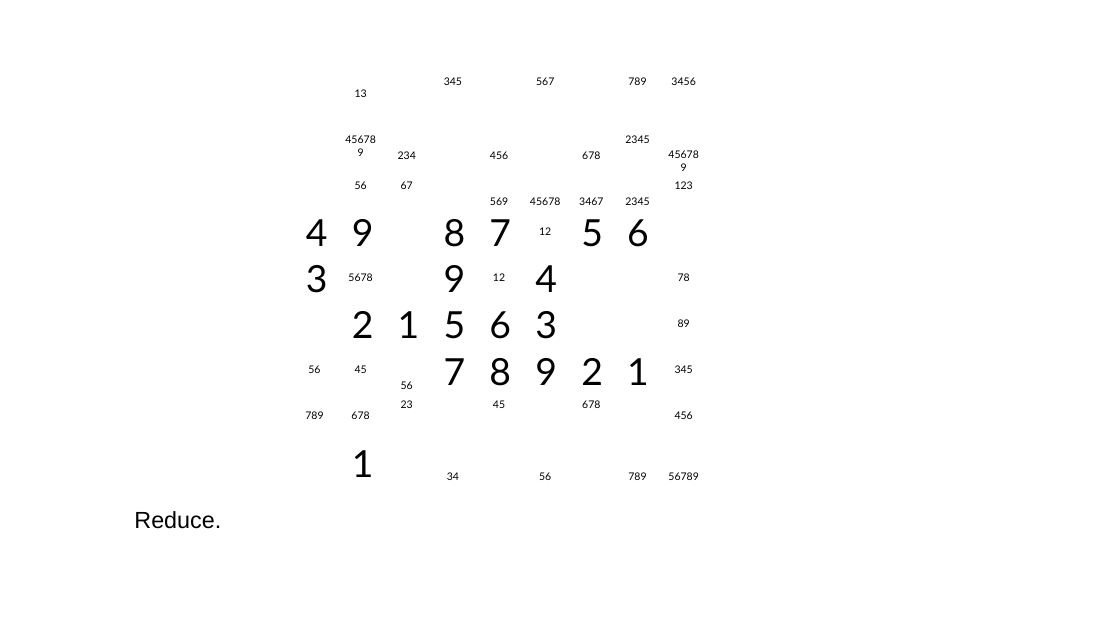
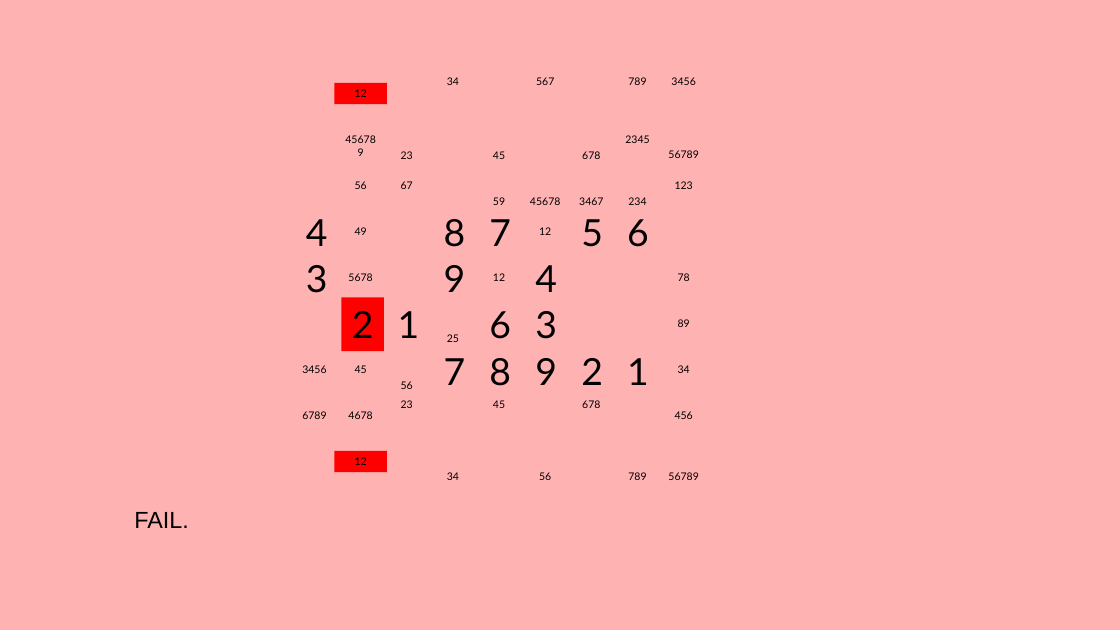
Before and after one commit to jhardis/WSJ_Number_Puzzles, a slide deck: slide 32 of 20260307_2.pptx (slide 28 before the commit). Drawn at 1120x630 pixels with LibreOffice and Linux fonts; fonts in the diff are those of the drawing; background and template pictures are left out. Boxes give left, top, right and bottom in pixels: in the first picture for what was removed or moved away, otherwise in the second. Text is boxed around its words. In the diff, an @@ line names an element or a change of style, - is before the commit and + after.

```diff
--- a/20260307_2.pptx
+++ b/20260307_2.pptx
@@ background #FFFFFF to #FF0000 at 30% opacity @@
@@ rectangle "12": place and size @@
-rectangle "12" at [355,89,367,97]
+rectangle "12" at [334,83,386,104]
@@ rectangle "12" at [334,83,386,104]: fill none to #FF0000 @@
@@ text in rectangle at [355,89,367,97]: text changed @@
-13
+12
@@ text at [447,77,459,85]: text changed @@
-345
+34
@@ text at [401,151,413,159]: text changed @@
-234
+23
@@ text at [493,151,505,159]: text changed @@
-456
+45
@@ text at [668,150,698,158]: text changed @@
-456789
+56789
@@ text at [493,197,505,205]: text changed @@
-569
+59
@@ text at [628,197,646,205]: text changed @@
-2345
+234
@@ text removed at [352,219,374,246] @@
-9
@@ text added at [355,227,367,235], 9 pt, text #000000 @@
+49
@@ rectangle "2": place and size @@
-rectangle "2" at [352,311,374,338]
+rectangle "2" at [341,297,384,351]
@@ rectangle "2" at [341,297,384,351]: fill none to #FF0000 @@
@@ text removed at [444,311,466,339] @@
-5
@@ text added at [447,334,459,342], 9 pt, text #000000 @@
+25
@@ text at [302,365,326,373]: text changed @@
-56
+3456
@@ text at [678,365,690,373]: text changed @@
-345
+34
@@ text at [302,411,326,419]: text changed @@
-789
+6789
@@ text at [348,411,372,419]: text changed @@
-678
+4678
@@ rectangle added at [334,451,386,472], fill #FF0000, 9 pt, text #000000 @@
+12
@@ text removed at [352,450,374,477] @@
-1
@@ text at [134,512,188,528]: text changed @@
-Reduce.
+FAIL.
```
Also in this commit, not shown: 59 other slides changed, 3 slides added, 2 slides removed, 1 other file.
